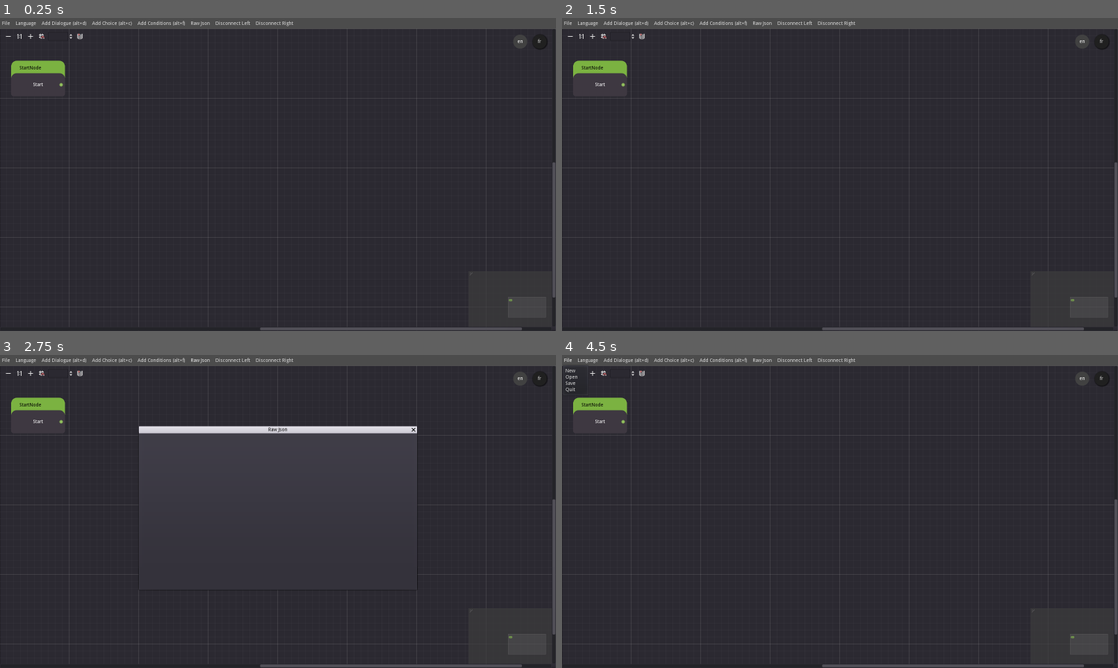
Above: before the commit, frames 1-4 (two rows, left to right).
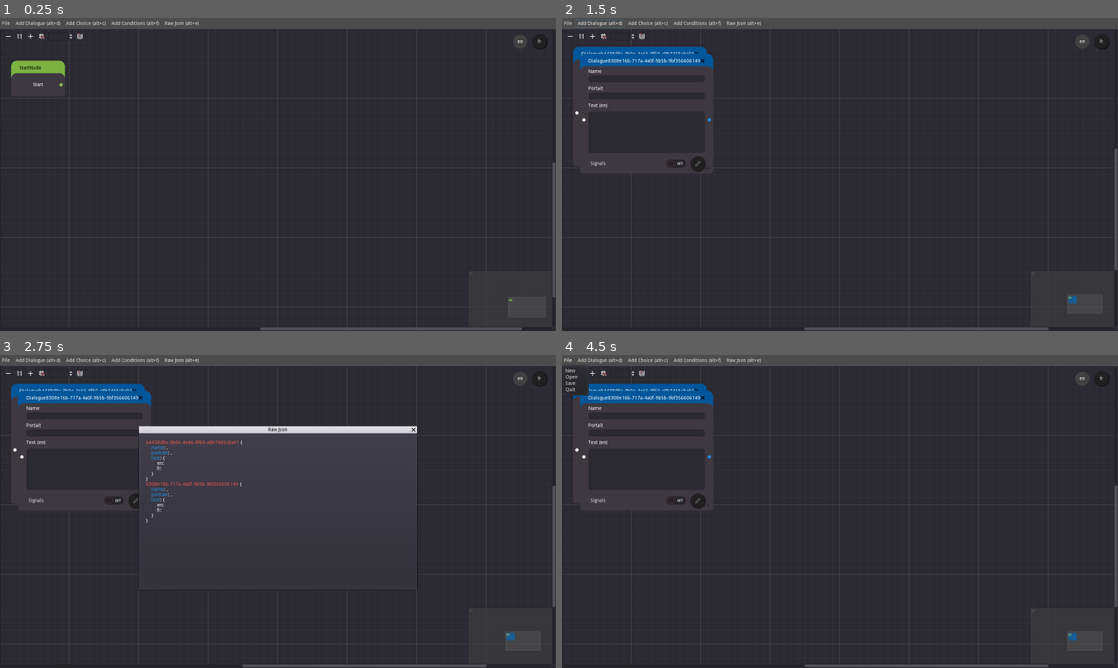
Above: after the commit, the same moments.

Repository: Levrault/LE-dialogue-editor
Game: Godot game, scene res://src/Main/DialogueEditor.tscn
Same seed, same stepped clock (60 frames per second), same inputs: the game is played once before the commit and once after it.
Inputs (mouse positions are in pixels of both pictures, inside the frame that each line leads up to):
- Up to frame 1 (0.25 s): no input
- Up to frame 2 (1.5 s): click (589, 24) at 0.5 s, where only the run before the commit has a clickable "Language"; click "Add Dialogue (alt+d)" at 1.25 s
- Up to frame 3 (2.75 s): click "Raw Json" (after the commit: "Raw Json (alt+e)") at 2 s
- Up to frame 4 (4.5 s): click (795, 361) at 2.75 s, where only the run before the commit has a clickable "Disconnect Left"; click (834, 361) at 3.5 s, where only the run before the commit has a clickable "Disconnect Right"; click "File" at 4.25 s

The runs differ from the first frame. In frame 1, 0.3% of the frame differs, in the area x 2-53%, y 0-3%; in frame 2, 2.5%; in frame 3, 2.9%, in the area x 2-100%, y 0-100%; in frame 4, 2.4%.

Commit message:
feat(graph) can now disconnect node

Diff:
--- a/project.godot
+++ b/project.godot
@@ -10,12 +10,12 @@
 
 _global_script_classes=[ {
 "base": "GraphNode",
-"class": "DialogueEditorNode",
+"class": "GraphEditorNode",
 "language": "GDScript",
-"path": "res://src/Nodes/EditorNode.gd"
+"path": "res://src/Nodes/GraphEditorNode.gd"
 } ]
 _global_script_class_icons={
-"DialogueEditorNode": ""
+"GraphEditorNode": ""
 }
 
 [application]
--- a/src/Autoload/Events.gd
+++ b/src/Autoload/Events.gd
@@ -14,13 +14,13 @@
 signal start_to_dialogue_relation_changed(from)
 
 signal dialogue_to_dialogue_relation_created(from, to)
-signal dialogue_to_dialogue_relation_deleted(from, to)
+signal dialogue_to_dialogue_relation_deleted(from)
 
 signal dialogue_to_choice_relation_created(from, to)
 signal dialogue_to_choice_relation_deleted(from, to)
 
 signal choice_to_dialogue_relation_created(from, to)
-signal choice_to_dialogue_relation_deleted(from, to)
+signal choice_to_dialogue_relation_deleted(from)
 
 # menu
 signal menu_popup_displayed(name)
--- a/src/Autoload/Json.gd
+++ b/src/Autoload/Json.gd
@@ -70,7 +70,7 @@
 		"dialogue_to_dialogue_relation_created", self, "_on_Dialogue_to_dialogue_relation_created"
 	)
 	Events.connect(
-		"dialogue_to_dialogue_relation_deleted", self, "on_Dialogue_to_dialogue_relation_deleted"
+		"dialogue_to_dialogue_relation_deleted", self, "_on_Dialogue_to_dialogue_relation_deleted"
 	)
 
 	# Dialogue to choice
@@ -182,13 +182,13 @@
 	print(json_raw[from]["choices"])
 
 
-func _on_Dialogue_to_choice_relation_deleted(from, to) -> void:
-	pass
+func _on_Dialogue_to_choice_relation_deleted(from: String, to: String) -> void:
+	json_raw[from]["choices"].erase(choices_node[to])
 
 
-func _on_Choice_to_dialogue_relation_created(from, to) -> void:
+func _on_Choice_to_dialogue_relation_created(from: String, to: String) -> void:
 	choices_node[from].next = to
 
 
-func _on_Choice_to_dialogue_relation_deleted(from, to) -> void:
-	pass
+func _on_Choice_to_dialogue_relation_deleted(from: String) -> void:
+	choices_node[from].next = ""
--- a/src/Editor/GraphEdit.gd
+++ b/src/Editor/GraphEdit.gd
@@ -3,6 +3,7 @@
 
 func _ready() -> void:
 	connect("connection_request", self, "_on_Connection_request")
+	connect("disconnection_request", self, "_on_Disconnection_request")
 
 
 func _on_Connection_request(from: String, from_slot: int, to: String, to_slot: int) -> void:
@@ -64,3 +65,29 @@
 		connect_node(from, from_slot, to, to_slot)
 		Events.emit_signal("choice_to_dialogue_relation_created", from_node.uuid, to_node.uuid)
 		return
+
+
+func _on_Disconnection_request(from: String, from_slot: int, to: String, to_slot: int) -> void:
+	print(from)
+	var from_node = get_node(from)
+	var to_node = get_node(to)
+	# DIALOGUE -- DIALOGUE
+	if from_node.TYPE == Editor.Type.dialogue and to_node.TYPE == Editor.Type.dialogue:
+		print_debug("disconnect dialogue to dialogue relation")
+		disconnect_node(from, from_slot, to, to_slot)
+		Events.emit_signal("dialogue_to_dialogue_relation_deleted", from_node.uuid)
+		return
+
+	# DIALOGUE -- CHOICE
+	if from_node.TYPE == Editor.Type.dialogue and to_node.TYPE == Editor.Type.choice:
+		print_debug("disconnect dialogue to choice relation")
+		disconnect_node(from, from_slot, to, to_slot)
+		Events.emit_signal("dialogue_to_choice_relation_deleted", from_node.uuid, to_node.uuid)
+		return
+
+	# CHOICE -- DIALOGUE
+	if from_node.TYPE == Editor.Type.choice and to_node.TYPE == Editor.Type.dialogue:
+		print_debug("disconnect choice to dialogue relation")
+		disconnect_node(from, from_slot, to, to_slot)
+		Events.emit_signal("choice_to_dialogue_relation_deleted", from_node.uuid)
+		return
--- a/src/Main/DialogueEditor.tscn
+++ b/src/Main/DialogueEditor.tscn
@@ -8,7 +8,7 @@
 [ext_resource path="res://src/Popup/RawJsonWindows.tscn" type="PackedScene" id=6]
 [ext_resource path="res://src/Popup/SaveFileDialog.gd" type="Script" id=7]
 [ext_resource path="res://src/Nodes/Start/StartNode.tscn" type="PackedScene" id=8]
-[ext_resource path="res://src/Tools/i18nBar.tscn" type="PackedScene" id=9]
+[ext_resource path="res://src/Tools/Localization/i18nBar.tscn" type="PackedScene" id=9]
 
 [node name="DialogueEditor" type="Control"]
 anchor_right = 1.0
@@ -42,6 +42,7 @@
 margin_bottom = 895.0
 size_flags_horizontal = 3
 size_flags_vertical = 3
+right_disconnects = true
 script = ExtResource( 3 )
 __meta__ = {
 "_edit_use_anchors_": false
--- a/src/Menu/Menu.tscn
+++ b/src/Menu/Menu.tscn
@@ -1,10 +1,9 @@
-[gd_scene load_steps=15 format=2]
+[gd_scene load_steps=14 format=2]
 
 [ext_resource path="res://src/Menu/AddChoices.gd" type="Script" id=1]
 [ext_resource path="res://src/Menu/AddNode.gd" type="Script" id=2]
 [ext_resource path="res://src/Menu/File.gd" type="Script" id=3]
 [ext_resource path="res://src/Menu/RawJson.gd" type="Script" id=4]
-[ext_resource path="res://src/Menu/Locale.gd" type="Script" id=5]
 [ext_resource path="res://src/Menu/AddConditions.gd" type="Script" id=6]
 
 [sub_resource type="InputEventAction" id=1]
@@ -46,17 +45,9 @@
 text = "File"
 script = ExtResource( 3 )
 
-[node name="Language" type="MenuButton" parent="."]
+[node name="AddNode" type="ToolButton" parent="."]
 margin_left = 39.0
-margin_right = 110.0
-margin_bottom = 22.0
-size_flags_vertical = 3
-text = "Language"
-script = ExtResource( 5 )
-
-[node name="AddNode" type="ToolButton" parent="."]
-margin_left = 114.0
-margin_right = 255.0
+margin_right = 180.0
 margin_bottom = 22.0
 size_flags_vertical = 3
 shortcut = SubResource( 2 )
@@ -64,8 +55,8 @@
 script = ExtResource( 2 )
 
 [node name="AddChoice" type="ToolButton" parent="."]
-margin_left = 259.0
-margin_right = 386.0
+margin_left = 184.0
+margin_right = 311.0
 margin_bottom = 22.0
 size_flags_vertical = 3
 shortcut = SubResource( 4 )
@@ -73,8 +64,8 @@
 script = ExtResource( 1 )
 
 [node name="AddConditions" type="ToolButton" parent="."]
-margin_left = 390.0
-margin_right = 539.0
+margin_left = 315.0
+margin_right = 464.0
 margin_bottom = 22.0
 size_flags_vertical = 3
 shortcut = SubResource( 6 )
@@ -82,22 +73,10 @@
 script = ExtResource( 6 )
 
 [node name="RawJson" type="ToolButton" parent="."]
-margin_left = 543.0
-margin_right = 610.0
+margin_left = 468.0
+margin_right = 579.0
 margin_bottom = 22.0
 size_flags_vertical = 3
 shortcut = SubResource( 8 )
-text = "Raw Json"
+text = "Raw Json (alt+e)"
 script = ExtResource( 4 )
-
-[node name="DisconnectLeft" type="ToolButton" parent="."]
-margin_left = 614.0
-margin_right = 726.0
-margin_bottom = 22.0
-text = "Disconnect Left"
-
-[node name="DisconnectRight" type="ToolButton" parent="."]
-margin_left = 730.0
-margin_right = 850.0
-margin_bottom = 22.0
-text = "Disconnect Right"
--- a/src/Nodes/Choice/ChoiceNode.gd
+++ b/src/Nodes/Choice/ChoiceNode.gd
@@ -1,4 +1,4 @@
-extends DialogueEditorNode
+extends GraphEditorNode
 
 const TYPE = Editor.Type.choice
 
--- a/src/Nodes/Conditions/ConditionsNode.gd
+++ b/src/Nodes/Conditions/ConditionsNode.gd
@@ -1,4 +1,4 @@
-extends DialogueEditorNode
+extends GraphEditorNode
 
 const TYPE = Editor.Type.condition
 
--- a/src/Nodes/Dialogue/DialogueNode.gd
+++ b/src/Nodes/Dialogue/DialogueNode.gd
@@ -1,4 +1,4 @@
-extends DialogueEditorNode
+extends GraphEditorNode
 
 const TYPE = Editor.Type.dialogue
 
--- /dev/null
+++ b/src/Nodes/DialogueNodeContainer.tscn
@@ -0,0 +1,12 @@
+[gd_scene load_steps=2 format=2]
+
+[ext_resource path="res://src/Nodes/Dialogue/DialogueNode.tscn" type="PackedScene" id=1]
+
+[node name="Control" type="Control"]
+anchor_right = 1.0
+anchor_bottom = 1.0
+__meta__ = {
+"_edit_use_anchors_": false
+}
+
+[node name="DialogueNode" parent="." instance=ExtResource( 1 )]
--- a/src/Nodes/Fields/Signals.tscn
+++ b/src/Nodes/Fields/Signals.tscn
@@ -2,6 +2,8 @@
 
 [ext_resource path="res://assets/themes/button/round_button.tres" type="Theme" id=1]
 [ext_resource path="res://assets/icons/edit-2.svg" type="Texture" id=2]
+
+
 
 [node name="SignalsContainer" type="HBoxContainer"]
 margin_right = 314.0
--- a/src/Nodes/EditorNode.gd
+++ b/src/Nodes/GraphEditorNode.gd
@@ -1,5 +1,5 @@
 extends GraphNode
-class_name DialogueEditorNode
+class_name GraphEditorNode
 
 const SIZE_CONTAINER_BOTTOM_MARGIN := 50
 const COLLAPSED_SIZE := Vector2(346, 20)
@@ -21,4 +21,5 @@
 
 
 func _on_Close_request() -> void:
+	# TODO: delete all relations
 	queue_free()
--- a/src/Tools/i18nBar.tscn
+++ b/src/Tools/Localization/i18nBar.tscn
@@ -1,8 +1,11 @@
 [gd_scene load_steps=4 format=2]
 
 [ext_resource path="res://assets/themes/button/round_button.tres" type="Theme" id=1]
-[ext_resource path="res://src/Tools/i18nBar.gd" type="Script" id=2]
-[ext_resource path="res://src/Tools/LocaleButton.gd" type="Script" id=3]
+[ext_resource path="res://src/Tools/Localization/i18nBar.gd" type="Script" id=2]
+[ext_resource path="res://src/Tools/Localization/LocaleButton.gd" type="Script" id=3]
+
+
+
 
 [node name="i18nBar" type="Control"]
 anchor_left = 1.0
Renamed: src/Tools/LocaleButton.gd -> src/Tools/Localization/LocaleButton.gd
Renamed: src/Tools/i18nBar.gd -> src/Tools/Localization/i18nBar.gd
